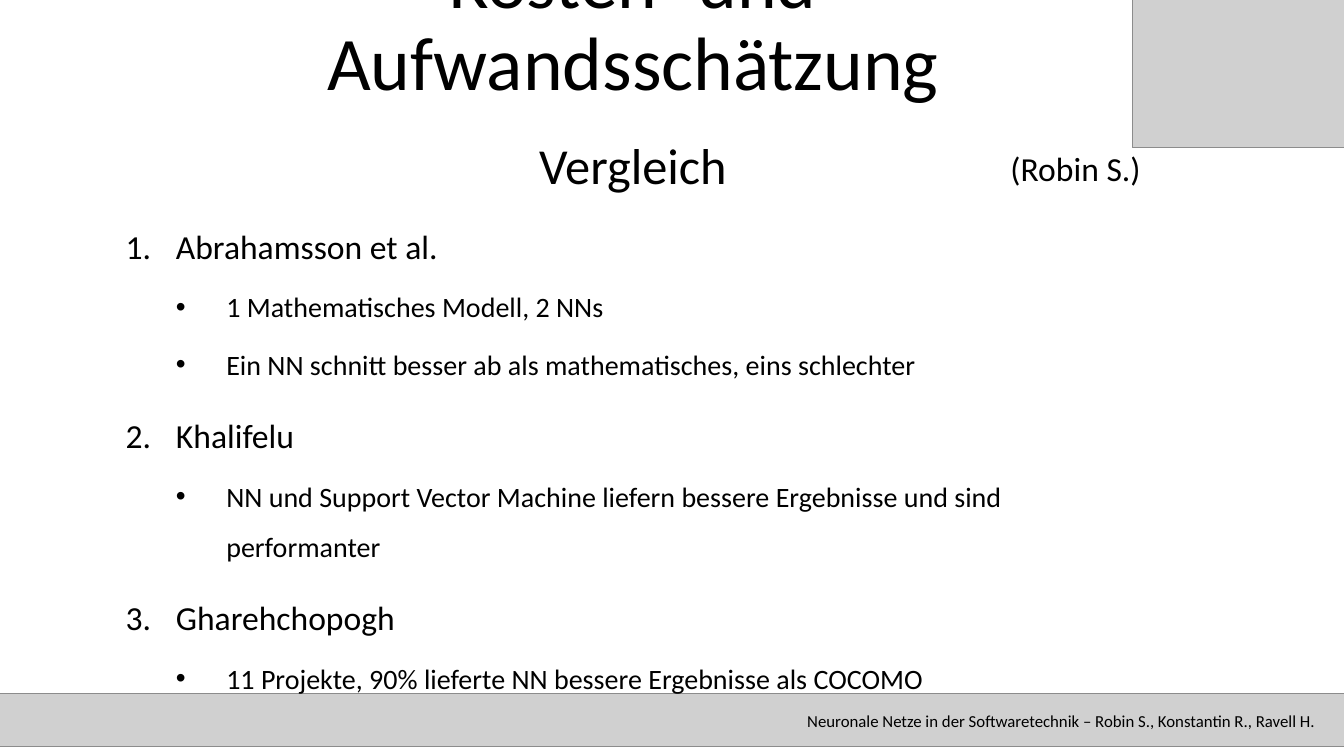
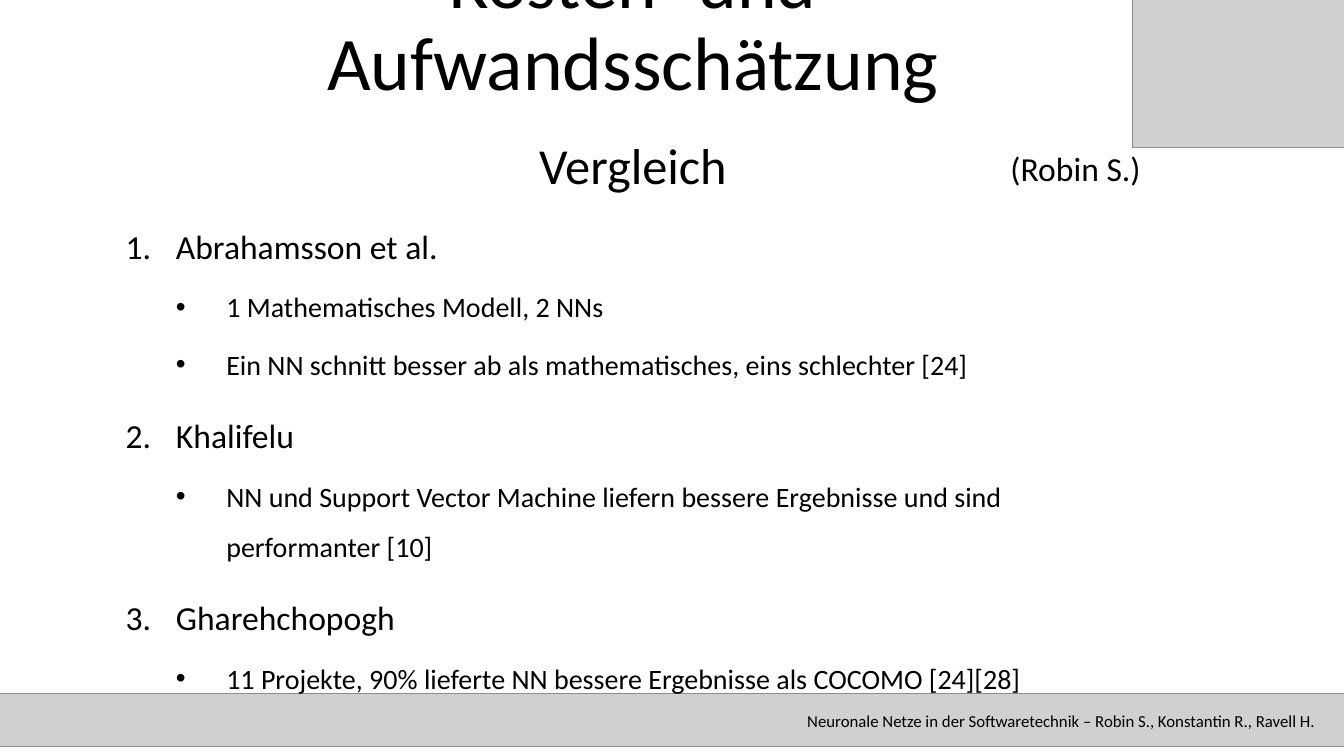
Before and after one commit to RavellHeerdegen/SATElite, a slide deck: slide 27 of SATPräsiMitBezeichnerUndRefs.pptx (slide 24 before the commit). Drawn at 1344x756 pixels with LibreOffice and Linux fonts; fonts in the diff are those of the drawing; grey boxes stand for pictures. Boxes give left, top, right and bottom in pixels: in the first picture for what was removed or moved away, otherwise in the second. Text is boxed around its words. In the diff, an @@ line names an element or a change of style, - is before the commit and + after.

```diff
--- a/SATPräsiMitBezeichnerUndRefs.pptx
+++ b/SATPräsiMitBezeichnerUndRefs.pptx
@@ text at (226, 354, 967, 379): text changed @@
-  • Ein NN schnitt besser ab als mathematisches, eins schlechter
+  • Ein NN schnitt besser ab als mathematisches, eins schlechter [24]
@@ text at (226, 487, 1001, 562): text changed @@
-  • NN und Support Vector Machine liefern bessere Ergebnisse und sind performanter
+  • NN und Support Vector Machine liefern bessere Ergebnisse und sind performanter [10]
@@ text at (226, 668, 1020, 696): text changed @@
-  • 11 Projekte, 90% lieferte NN bessere Ergebnisse als COCOMO
+  • 11 Projekte, 90% lieferte NN bessere Ergebnisse als COCOMO [24][28]
```
Also in this commit, not shown: 8 other slides changed, 3 slides added, 2 other files.
